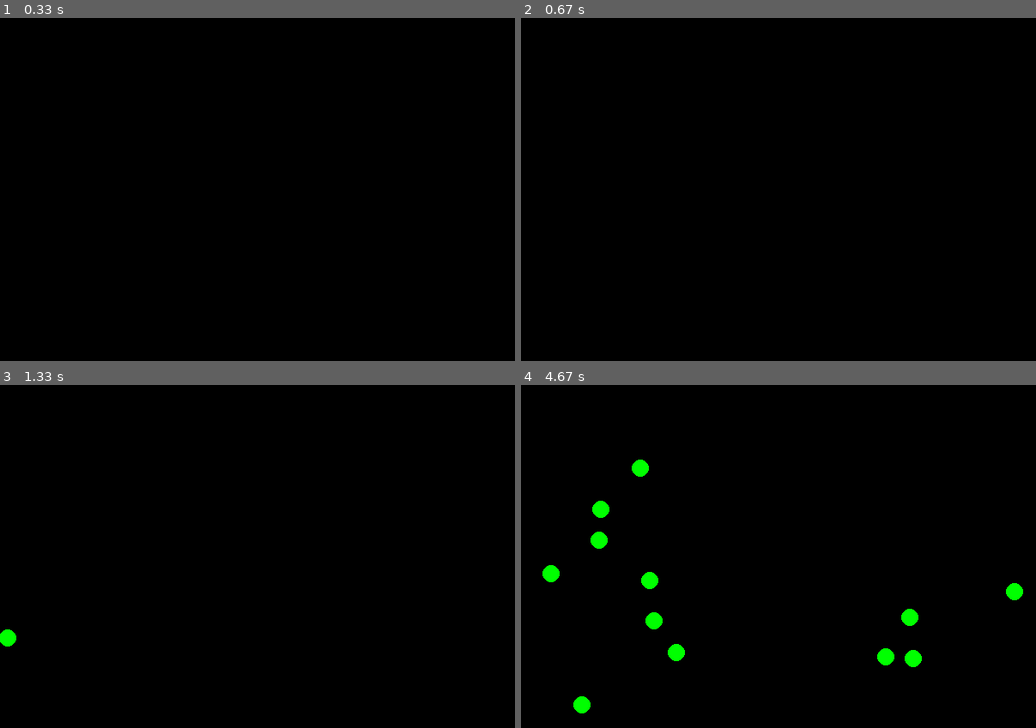
Above: before the commit, frames 1-4 (two rows, left to right).
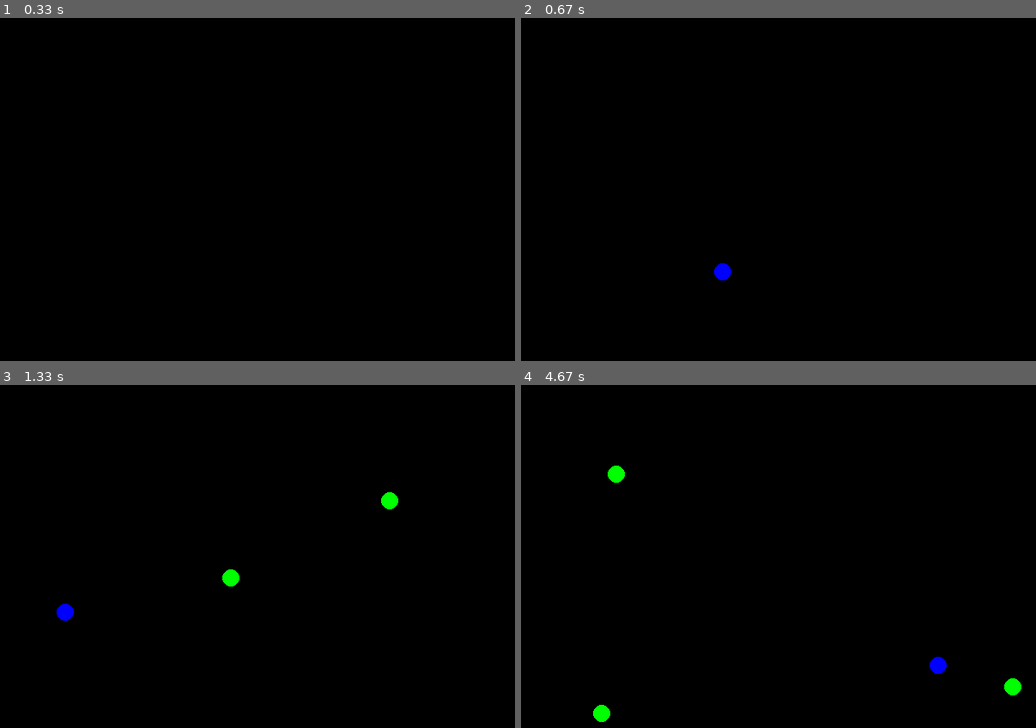
Above: after the commit, the same moments.

Repository: TharitSinsunthorn/Comsem
Game: pygame game, started from particle_main.py
Same seed, same stepped clock (60 frames per second), same inputs: the game is played once before the commit and once after it.
Inputs (mouse positions are in pixels of both pictures, inside the frame that each line leads up to):
- Up to frame 1 (0.33 s): no input
- Up to frame 2 (0.67 s): right-click (778, 210) at 0.38 s
- Up to frame 3 (1.33 s): click (133, 559) at 0.72 s; click (334, 436) at 1.05 s
- Up to frame 4 (4.67 s): click (840, 587) at 1.38 s; click (593, 546) at 1.72 s; click (778, 597) at 2.05 s; click (912, 611) at 2.38 s; click (912, 525) at 2.72 s; click (938, 549) at 3.05 s; click (886, 494) at 3.38 s; click (624, 439) at 3.72 s; click (654, 618) at 4.05 s; click (665, 494) at 4.38 s

Frame 1 is identical in both runs. In frame 2, 0.1% of the frame differs, in the area x 37-41%, y 71-77%; in frame 3, 0.5%; in frame 4, 2.1%, in the area x 4-98%, y 21-99%.

Commit message:
chap6_polymorphism

Diff:
--- a/particle_main.py
+++ b/particle_main.py
@@ -23,11 +23,16 @@
         pygame.display.update()
 
     def add_particle(self, pos, button):
+        vx = random.uniform(-10, 10)
+        vy = random.uniform(-10, 0)
         if button == 1:
-            vx = random.uniform(-10, 10)
-            vy = random.uniform(-10, 0)
-            p = particle.ConfinedParticle(pos, (vx, vy), self.world)
-            self.particle_list.append(p)
+            p = particle.Particle(pos, (vx, vy), self.world, color="green")
+        elif button == 3:
+            p = particle.ConfinedParticle(pos, (vx, vy), self.world, color="blue")
+        else:
+            return
+        self.particle_list.append(p)
+
 
     def run(self):
         clock = pygame.time.Clock()
